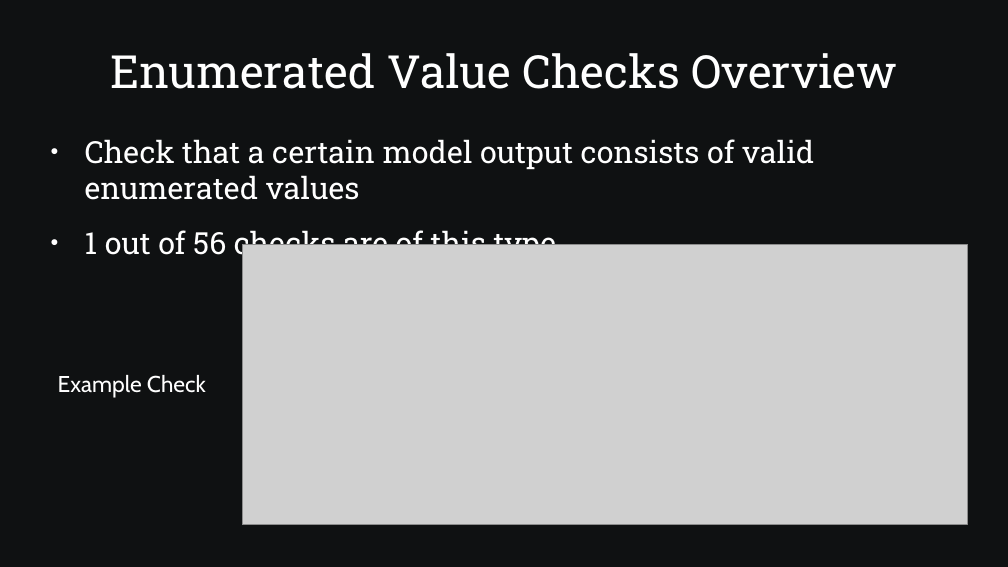
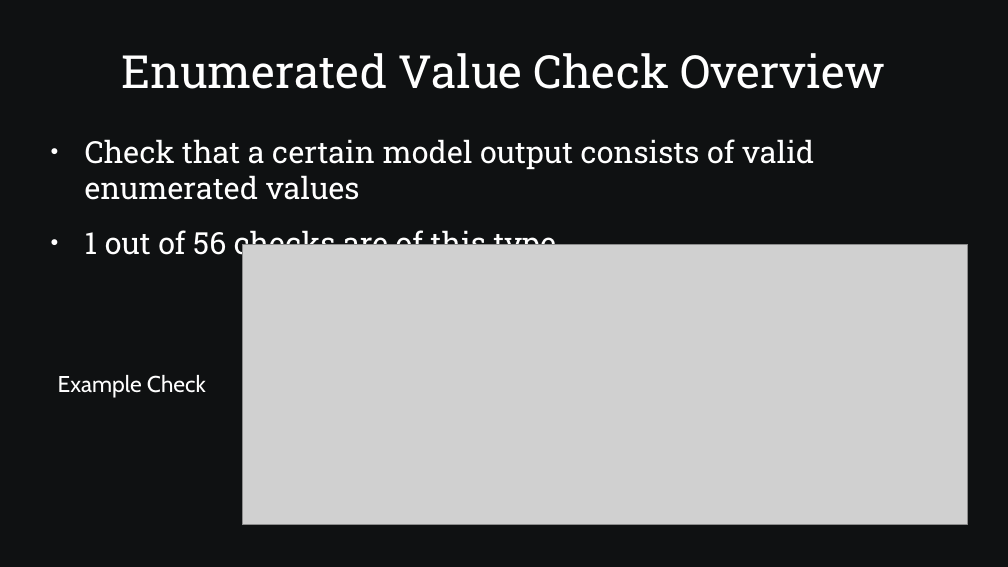
Before and after one commit to SamAllen06/lake_temp_work, a slide deck: slide 29 of documentation/for_collaborators/AnalysisOverview.pptx. Drawn at 1008x567 pixels with LibreOffice and Linux fonts; fonts in the diff are those of the drawing; grey boxes stand for pictures. Boxes give left, top, right and bottom in pixels: in the first picture for what was removed or moved away, otherwise in the second. Text is boxed around its words. In the diff, an @@ line names an element or a change of style, - is before the commit and + after.

```diff
--- a/documentation/for_collaborators/AnalysisOverview.pptx
+++ b/documentation/for_collaborators/AnalysisOverview.pptx
@@ text at <box>122,53,886,89</box>: text changed @@
-Enumerated Value Checks Overview
+Enumerated Value Check Overview
```
Also in this commit, not shown: 18 other slides changed, 1 slide added, 1 other file.
